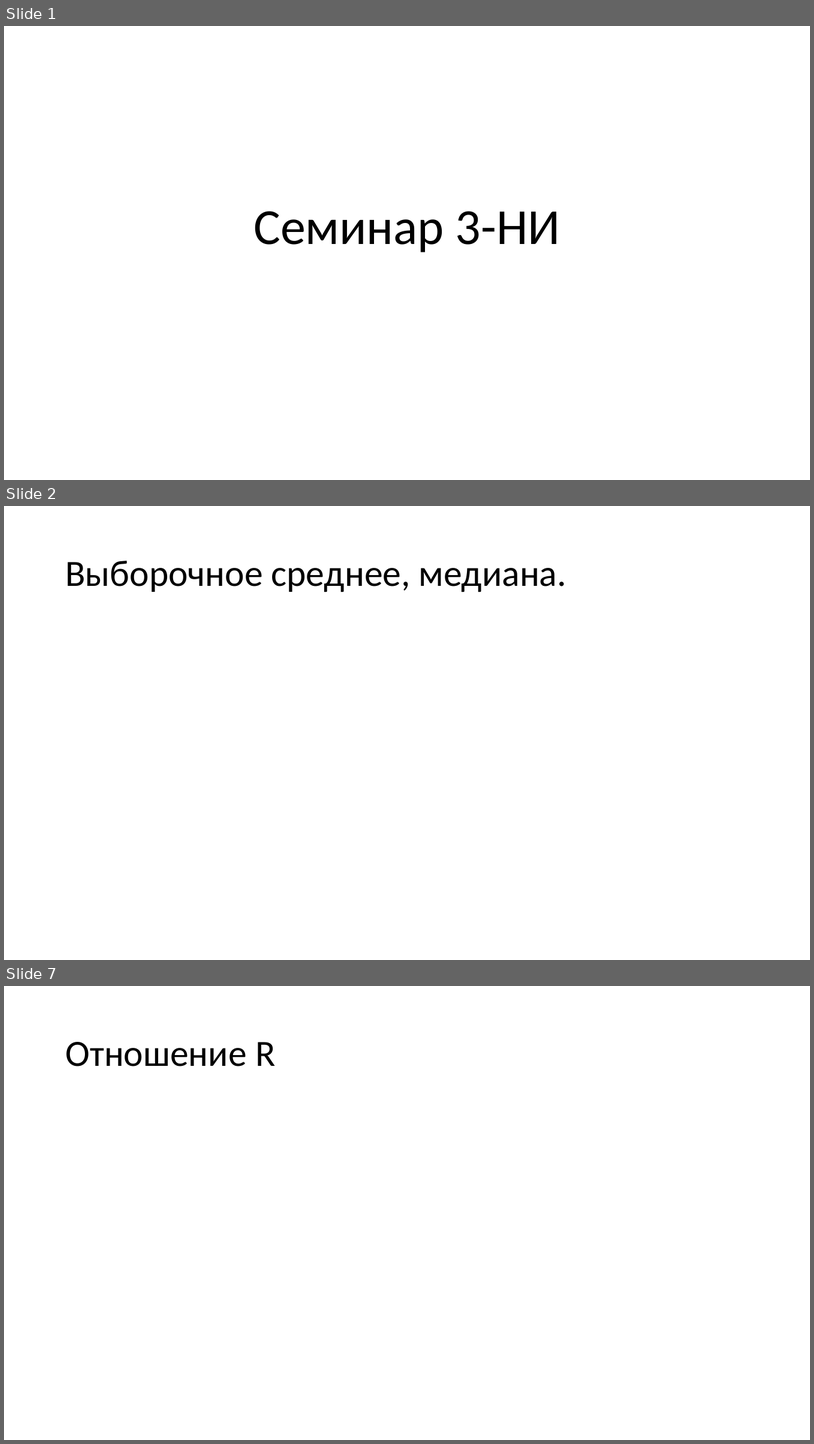
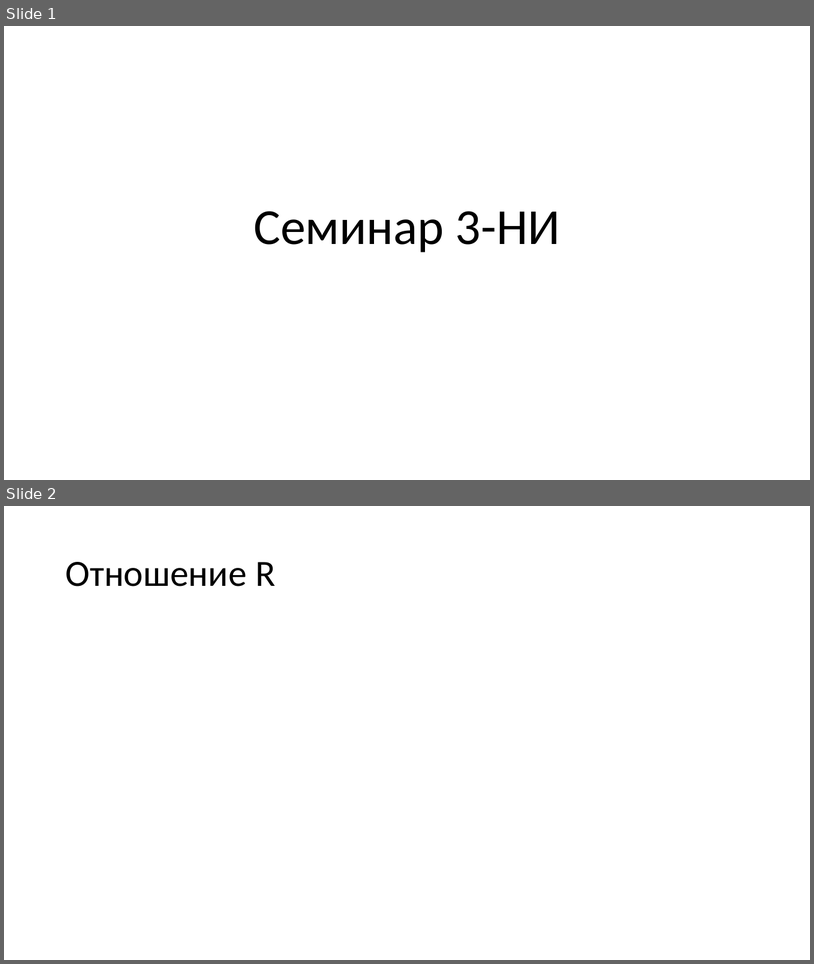
Before and after one commit to zhukpm/da_spring2021, a slide deck: lessons/ni/Семинар_3.pptx. Shown one above the other, each under a label of ours: slides 1, 2 and 7 before the commit, slides 1 and 2 after it; the slides between them are not shown. The pictures are 814x1444 and 814x964 pixels, drawn with LibreOffice and Linux fonts; fonts in the diff are those of the drawing; grey boxes stand for pictures. Boxes give left, top, right and bottom in pixels: in the first picture for what was removed or moved away, otherwise in the second. Text is boxed around its words. In the diff, an @@ line names an element or a change of style, - is before the commit and + after.

```diff
--- a/lessons/ni/Семинар_3.pptx
+++ b/lessons/ni/Семинар_3.pptx
@@ slide 2 removed at [4, 506, 810, 960], background #FFFFFF @@
@@ title removed at [65, 561, 567, 592] @@
-Выборочное среднее, медиана.
@@ what was slide 7 is now slide 2 @@
```
Also in this commit, not shown: 4 other slides removed.
